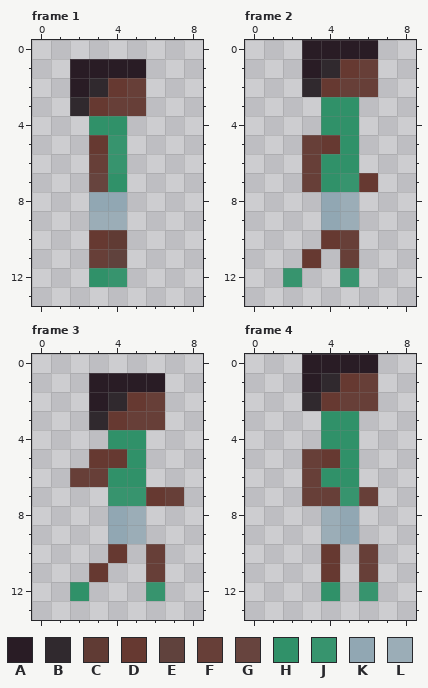
One commit to this pixel-art file: Assets/PersonalAssets/NPC/Day4/ManDayFourCorrectRightWalk.aseprite. The picture above is the old version.
9x14 pixels, 10 frames. Shown: frame 1, frame 2, frame 3, frame 4. The commit also changed other frames, which this record leaves out.
Palette (. is transparent): A #291c25  B #30292e  C #603b34  D #663931  E #60423d  F #673f38  G #67443e  H #309169  J #37946e  K #91a7b3  L #9badb7
After the commit:
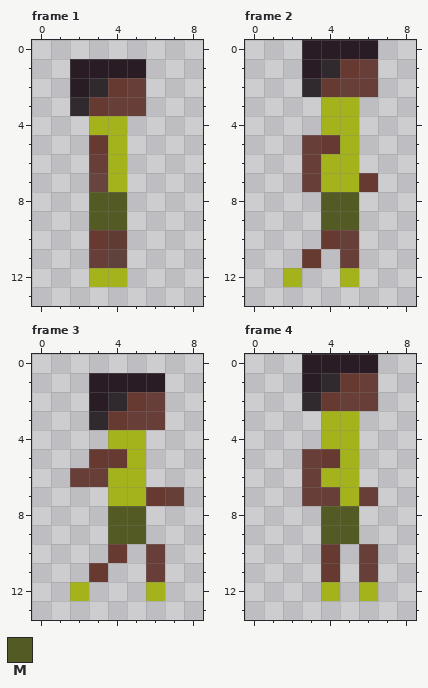
Colours new in this view: M #545a24
From old to new:
colour H: #309169 -> #a4b31c
Changed rows in their new state; - is a pixel that keeps its letter.
Frame 1:
first column x 3:
 5 -H
 6 -H
 8 MM
 9 MM
12 -H
Frame 2:
first column x 2:
 7 ---H
 8 --MM
 9 --MM
12 H--H
Frame 3:
first column x 4:
 7 HH-
 8 MM-
 9 MM-
12 --H
Frame 4:
first column x 4:
 7 -H-
 8 MM-
 9 MM-
12 --H
